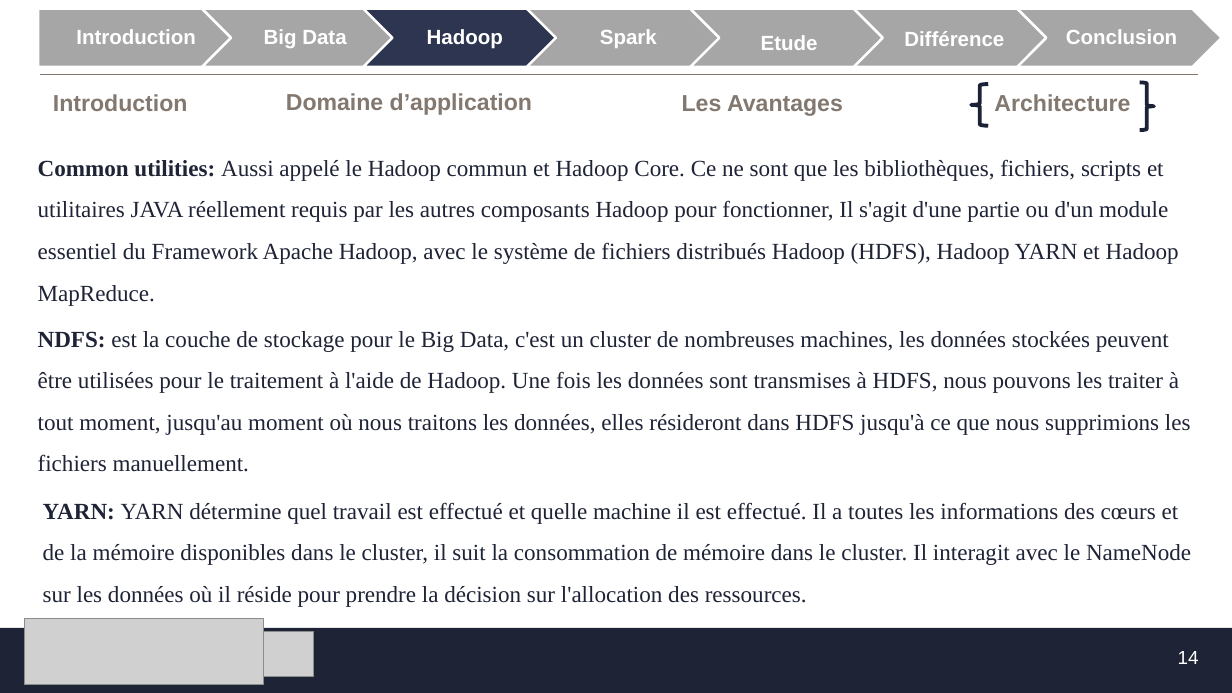
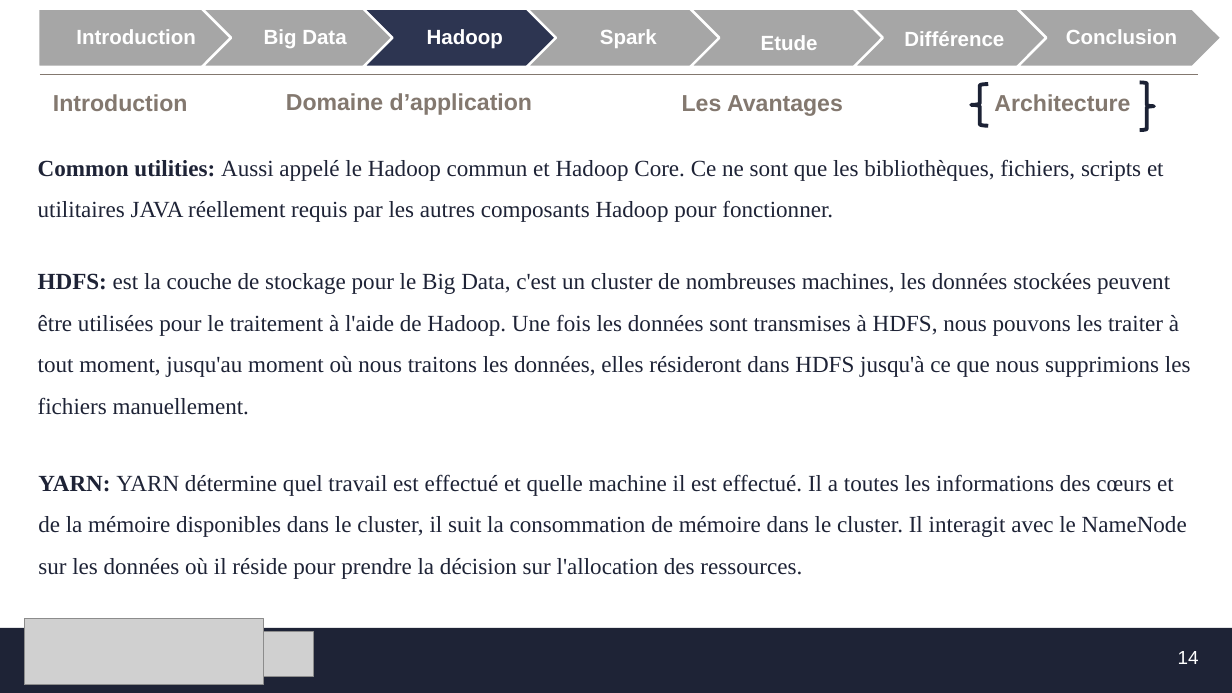
Before and after one commit to MF-13/E-Learning_Platforme, a slide deck: slide 14 of SFE/Présentation_SFE.pptx. Drawn at 1232x693 pixels with LibreOffice and Linux fonts; fonts in the diff are those of the drawing; grey boxes stand for pictures; background and template pictures are left out. Boxes give left, top, right and bottom in pixels: in the first picture for what was removed or moved away, otherwise in the second. Text is boxed around its words. In the diff, an @@ line names an element or a change of style, - is before the commit and + after.

Commit message:
ppt

```diff
--- a/SFE/Présentation_SFE.pptx
+++ b/SFE/Présentation_SFE.pptx
@@ text at [38,159,1164,222]: text changed @@
-Common utilities: Aussi appelé le Hadoop commun et Hadoop Core. Ce ne sont que les bibliothèques, fichiers, scripts et utilitaires JAVA réellement requis par les autres composants Hadoop pour fonctionner, Il s'agit d'une partie ou d'un module essentiel du Framework Apache Hadoop, avec le système de fichiers distribués Hadoop (HDFS), Hadoop YARN et Hadoop MapReduce.
+Common utilities: Aussi appelé le Hadoop commun et Hadoop Core. Ce ne sont que les bibliothèques, fichiers, scripts et utilitaires JAVA réellement requis par les autres composants Hadoop pour fonctionner.
@@ text at [38,273,1191,415]: text changed @@
-NDFS: est la couche de stockage pour le Big Data, c'est un cluster de nombreuses machines, les données stockées peuvent être utilisées pour le traitement à l'aide de Hadoop. Une fois les données sont transmises à HDFS, nous pouvons les traiter à tout moment, jusqu'au moment où nous traitons les données, elles résideront dans HDFS jusqu'à ce que nous supprimions les fichiers manuellement.
+HDFS: est la couche de stockage pour le Big Data, c'est un cluster de nombreuses machines, les données stockées peuvent être utilisées pour le traitement à l'aide de Hadoop. Une fois les données sont transmises à HDFS, nous pouvons les traiter à tout moment, jusqu'au moment où nous traitons les données, elles résideront dans HDFS jusqu'à ce que nous supprimions les fichiers manuellement.
@@ text "YARN: YARN détermine quel travail ...": place and size @@
-text "YARN: YARN détermine quel travail ..." at [43,502,1191,607]
+text "YARN: YARN détermine quel travail ..." at [38,474,1187,579]
```
Also in this commit, not shown: 2 other slides changed.
